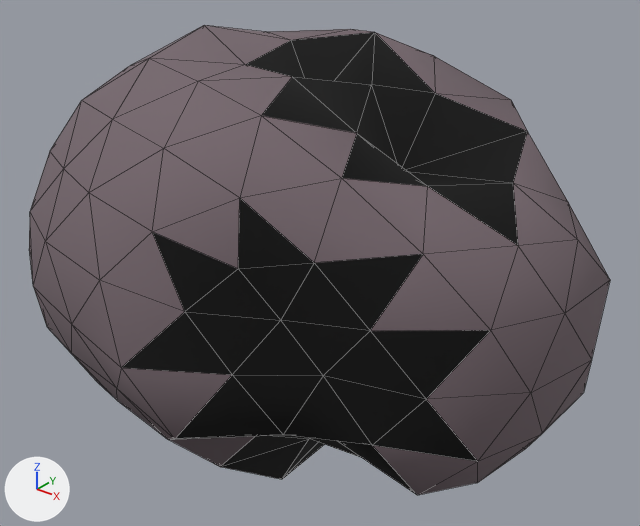
Renders of the glTF model assets/asteroids/asteroid_sml_19.glb from each side of a commit.
Before and after are seen from a camera (50 mm lens) standing at (2.17, -2.68, 1.67) and looking at (0.02, 0.01, 0.0). The axes (+X, +Y, +Z) are drawn at lower left. The lights are the same throughout. The older version comes first. Mesh edges are drawn as thin lines. Vertices at exactly the same position are counted once.

The first picture shows 'asteroid_sml_19'.
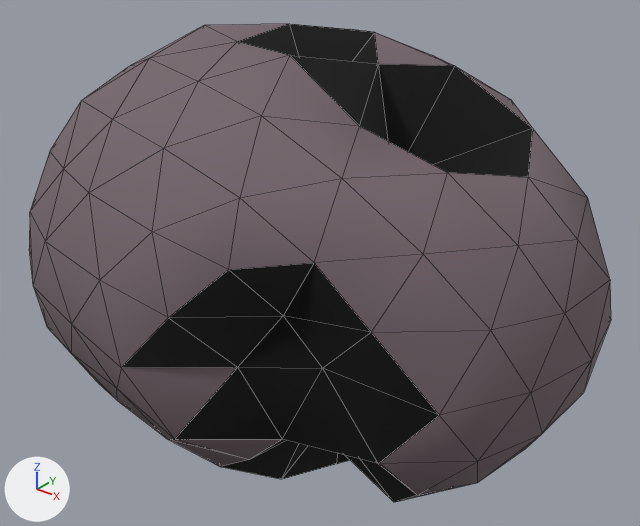
What differs and where, as boxes [x1, y1, x2, y2] in the pictures (640 x 526 px; the box of a moved part takes in the faces that stretch with it):
'asteroid_sml_19', reshaped: before [29, 25, 610, 495]; after [29, 24, 611, 502]
part 1 of me_icosphere, moved or reshaped: before [100, 178, 531, 495]; after [100, 178, 531, 502]
part 2 of me_icosphere, moved or reshaped: before [150, 25, 609, 278]; after [150, 24, 611, 390]
part 3 of me_icosphere, recoloured: before [152, 33, 518, 461]; after [152, 32, 528, 464]

The edits, one by one:
me_icosphere is used by ob_asteroid_sml_19; location (0.0, 0.0, 0.0).
me_icosphere had 162 vertices, 320 faces and spanned x -1.31..1.25, y -1.07..0.99, z -0.91..0.96.
me_icosphere now has 162 vertices, 320 faces and spans x -1.31..1.25, y -1.07..1.03, z -0.91..0.96.
me_icosphere part 1: 18 of 162 vertices moved; they spanned x 0.18..0.93, y -0.91..0.0, z -0.75..0.41 and now span x 0.19..1.01, y -1.0..0.0, z -0.87..0.45; mean shift (0.02, -0.02, -0.01); largest move (0.65, -0.39, -0.52) -> (0.75, -0.46, -0.6).
me_icosphere part 2: 17 of 162 vertices moved; they spanned x -0.25..1.13, y -0.24..0.79, z 0.0..0.9 and now span x -0.26..1.19, y -0.27..0.84, z 0.0..0.96; mean shift (0.02, 0.0, 0.03); largest move (0.4, 0.25, 0.76) -> (0.46, 0.28, 0.87).
me_icosphere part 3: 20 faces spanning x -1.09..1.22, y -1.0..1.0, z -0.9..0.96 switch from mat_crater_asteroid_sml_19 (black #000000) to mat_rock_asteroid_sml_19 (grey #76686e).
Other edits to the shape of me_icosphere do not show in these pictures.
